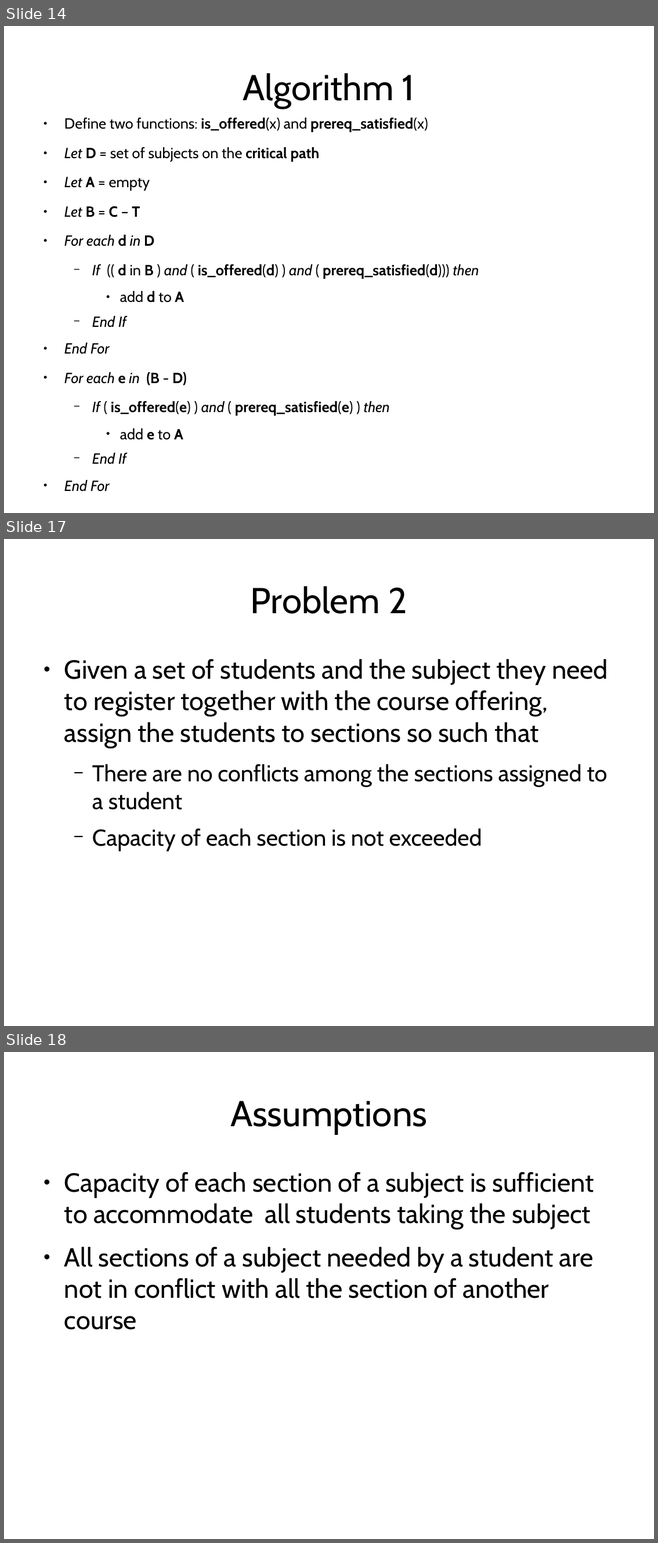
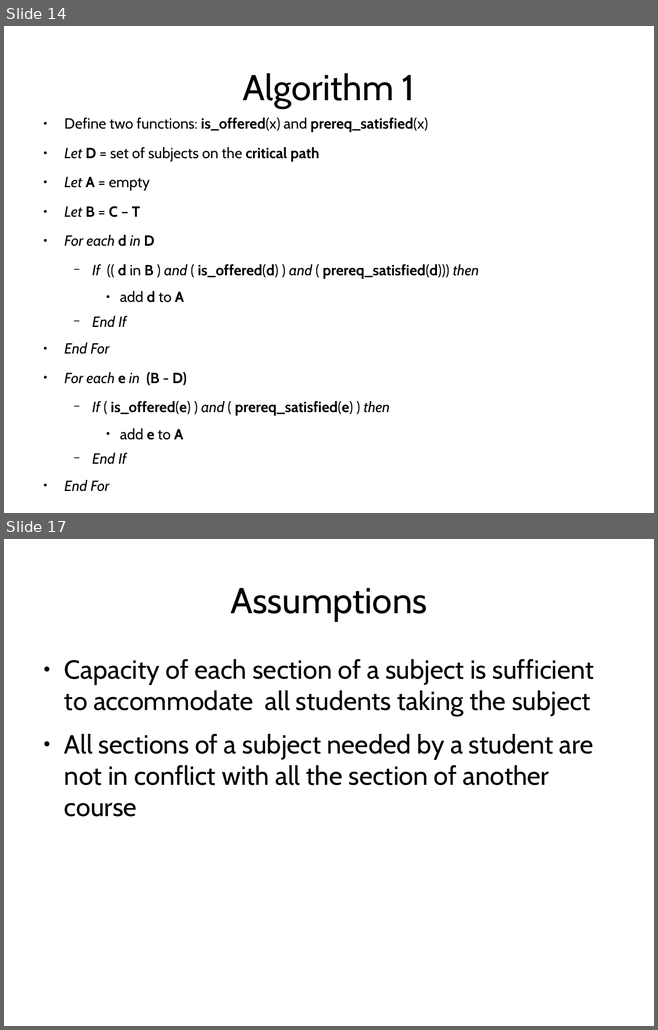
Before and after one commit to jachermocilla/jach-homepage, a slide deck: seminar-2008.odp. Shown one above the other, each under a label of ours: slides 14, 17 and 18 before the commit, slides 14 and 17 after it; the slides between them are not shown. The pictures are 658x1543 and 658x1030 pixels, drawn with LibreOffice and Linux fonts; fonts in the diff are those of the drawing. Boxes give left, top, right and bottom in pixels: in the first picture for what was removed or moved away, otherwise in the second. Text is boxed around its words. In the diff, an @@ line names an element or a change of style, - is before the commit and + after.

```diff
--- a/seminar-2008.odp
+++ b/seminar-2008.odp
@@ slide 17 removed at (4, 539, 654, 1026), background #FFFFFF @@
@@ title removed at (250, 586, 407, 614) @@
-Problem 2
@@ text removed at (64, 659, 608, 851) @@
-● Given a set of students and the subject they need to register together with the course offering, assign the students to sections so such that
-  − There are no conflicts among the sections assigned to a student
-  − Capacity of each section is not exceeded
@@ what was slide 18 is now slide 17 @@
```
Also in this commit, not shown: 2 slides changed, 1 slide added.
